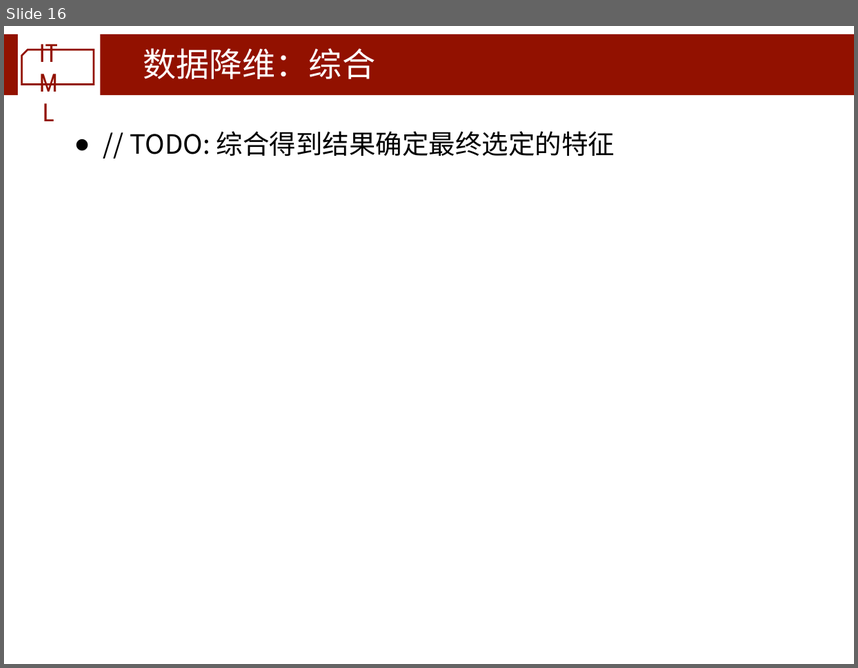
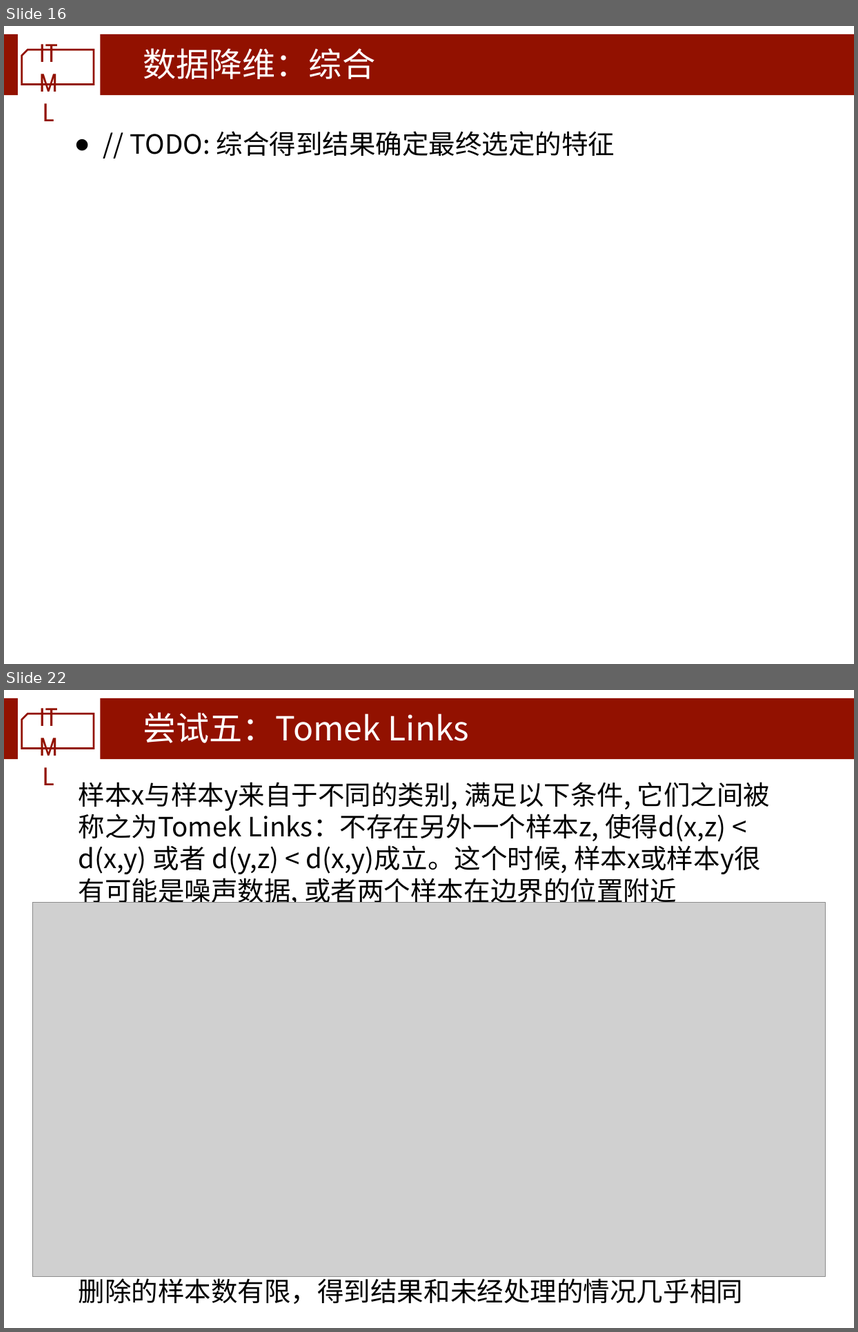
Before and after one commit to zhou-yuhan/Bankrupt-Prediction, a slide deck: 课程项目最终报告.pptx. Shown one above the other, each under a label of ours: slide 16 before the commit, slides 16 and 22 after it; the slides between them are not shown. The pictures are 858x668 and 858x1332 pixels, drawn with LibreOffice and Linux fonts; fonts in the diff are those of the drawing; grey boxes stand for pictures; background and template pictures are left out. Boxes give left, top, right and bottom in pixels: in the first picture for what was removed or moved away, otherwise in the second. Text is boxed around its words. In the diff, an @@ line names an element or a change of style, - is before the commit and + after.

```diff
--- a/课程项目最终报告.pptx
+++ b/课程项目最终报告.pptx
@@ slide 22 added at (4, 690, 854, 1328), background #FFFFFF; not listed: 4 template elements that a slide beside it also shows @@
@@ title added at (143, 712, 470, 743), 40 pt, text #FFFFFF @@
+尝试五：Tomek Links
@@ text added at (78, 782, 771, 1303), 32 pt, text #000000 @@
+样本x与样本y来自于不同的类别, 满足以下条件, 它们之间被称之为Tomek Links：不存在另外一个样本z, 使得d(x,z) < d(x,y) 或者 d(y,z) < d(x,y)成立。这个时候, 样本x或样本y很有可能是噪声数据, 或者两个样本在边界的位置附近
+删除的样本数有限，得到结果和未经处理的情况几乎相同
@@ picture added at (33, 903, 825, 1276) @@
```
Also in this commit, not shown: 1 slide changed, 14 other slides added, 4 other files.
